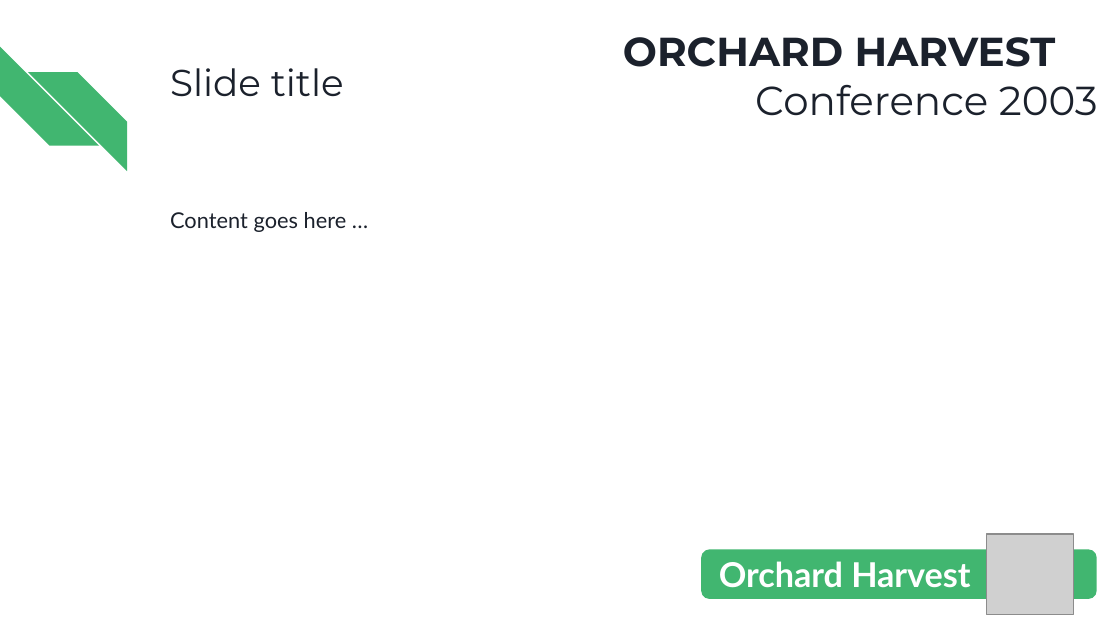
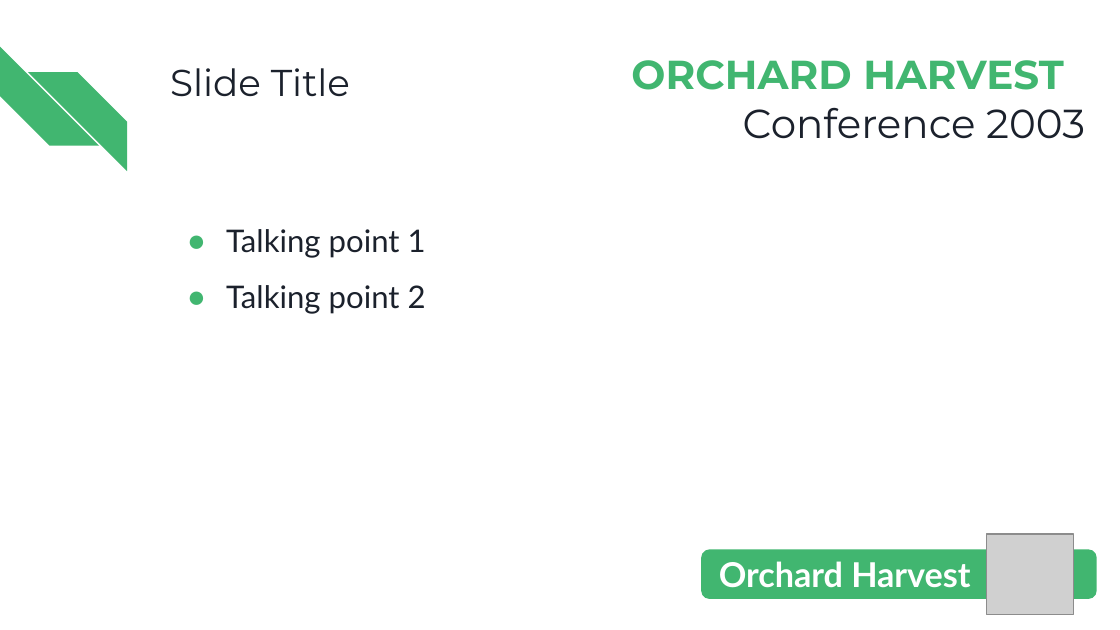
Before and after one commit to OrchardCMS/Orchard-Harvest-Speaker-Toolbox, a slide deck: slide 2 of Orchard Harvest 2023.pptx (slide 4 before the commit). Drawn at 1120x630 pixels with LibreOffice and Linux fonts; fonts in the diff are those of the drawing; grey boxes stand for pictures. Boxes give left, top, right and bottom in pixels: in the first picture for what was removed or moved away, otherwise in the second. Text is boxed around its words. In the diff, an @@ line names an element or a change of style, - is before the commit and + after.

Commit message:
Fixing PPT alignment, top right corner, more consistent typography

```diff
--- a/Orchard Harvest 2023.pptx
+++ b/Orchard Harvest 2023.pptx
@@ title "ORCHARD HARVEST Conference 2003": place and size @@
-title "ORCHARD HARVEST Conference 2003" at (623,37,1098,116)
+title "ORCHARD HARVEST Conference 2003" at (631,60,1085,139)
@@ title "ORCHARD HARVEST Conference 2003" at (631,60,1085,139): text colour #1B212C to #41B670 in "ORCHARD HARVEST" @@
@@ title at (170,68,350,97): text changed @@
-Slide title
+Slide Title
@@ text at (226,229,426,314): text changed; size 14 to 20 pt @@
-Content goes here …
+● Talking point 1
+● Talking point 2
```
Also in this commit, not shown: 3 other slides changed.
